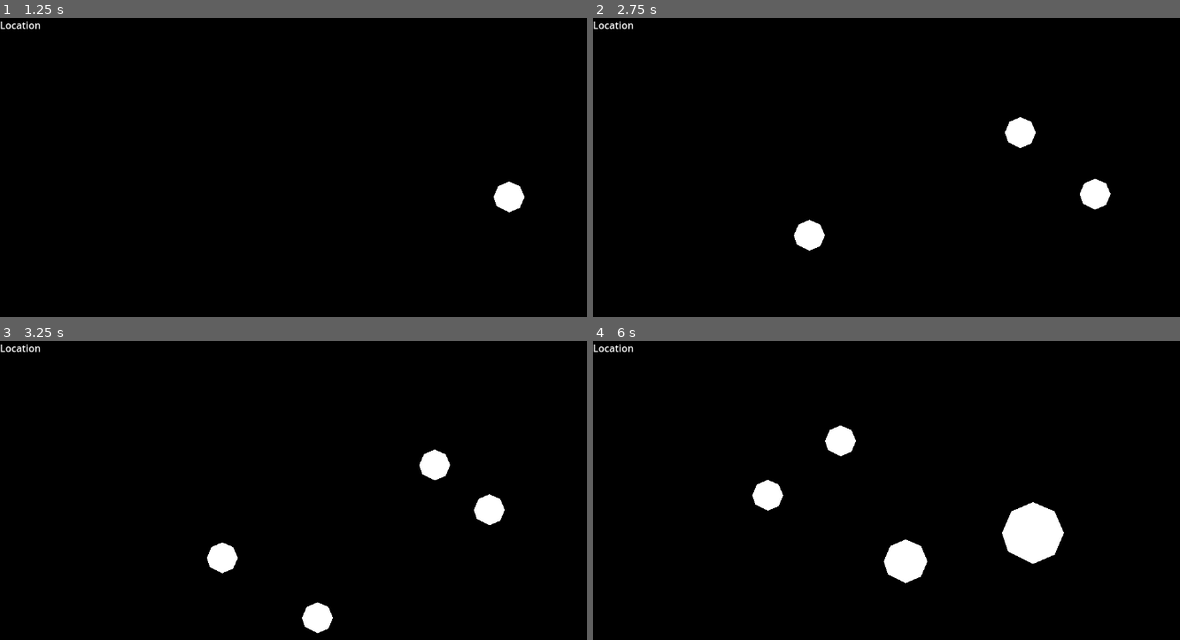
Above: before the commit, frames 1-4 (two rows, left to right).
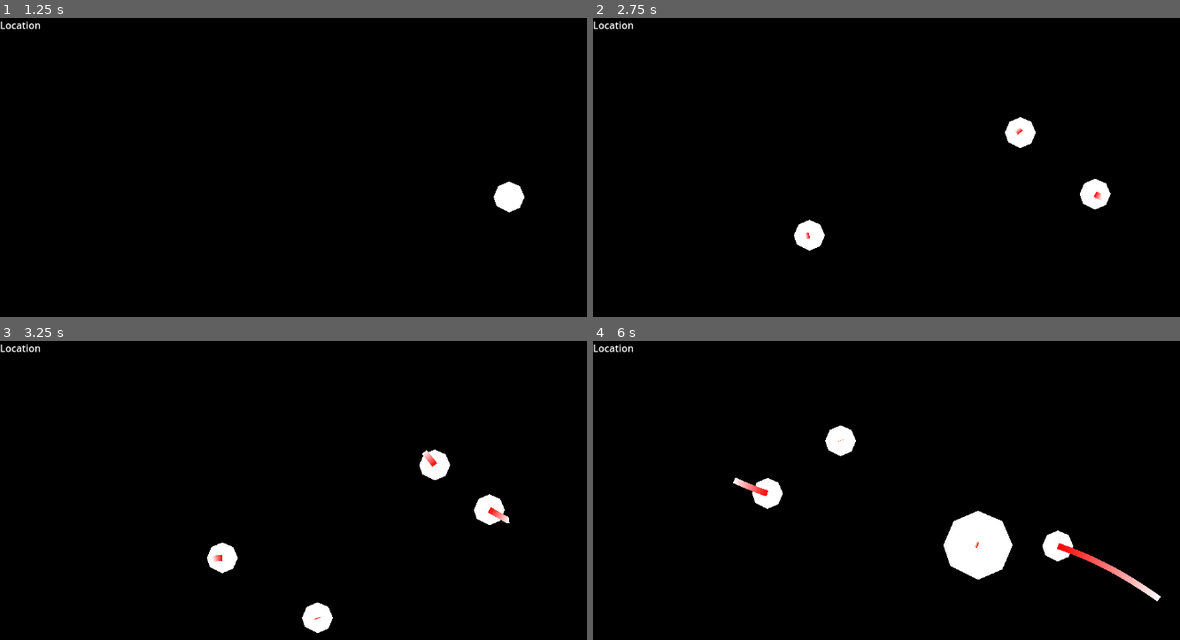
Above: after the commit, the same moments.

Repository: Abstreal/gravitational-golf
Game: Godot game, scene res://Scenes/game.tscn
Two runs of this game, one before a commit and one after it. Both use one fixed random seed, a clock stepped at 60 frames per second and the inputs below.
Inputs (mouse positions are in pixels of both pictures, inside the frame that each line leads up to):
- Up to frame 1 (1.25 s): tap Enter at 0.5 s; move the mouse to (510, 197) at 0.52 s; click (510, 197) at 0.6 s
- Up to frame 2 (2.75 s): tap Space at 1.25 s; move the mouse to (804, 236) at 1.27 s; click (804, 236) at 1.35 s; move the mouse to (1015, 128) at 2.02 s; click (1015, 128) at 2.1 s
- Up to frame 3 (3.25 s): move the mouse to (316, 619) at 2.77 s; click (316, 619) at 2.85 s
- Up to frame 4 (6 s): move the mouse to (1156, 598) at 3.52 s; click (1156, 598) at 3.6 s; move the mouse to (733, 478) at 4.27 s; click (733, 478) at 4.35 s; move the mouse to (980, 538) at 5.02 s; click (980, 538) at 5.1 s; move the mouse to (839, 439) at 5.77 s; click (839, 439) at 5.85 s

Frame 1 is identical in both runs. In frame 2, less than 0.1% of the frame differs, in the area x 36-87%, y 36-74%; in frame 3, 0.2%; in frame 4, 4.8%, in the area x 23-97%, y 28-88%.

Commit message:
Implemented momentum-conservation to body-merging

Diff:
--- a/Scenes/c_body.tscn
+++ b/Scenes/c_body.tscn
@@ -16,7 +16,6 @@
 shape = SubResource("CircleShape2D_1mqeo")
 
 [node name="Line2D" type="Line2D" parent="."]
-visible = false
 gradient = SubResource("Gradient_gic2v")
 script = ExtResource("2_2rgkl")
 length = 1000
--- a/Scenes/gravity_handler.gd
+++ b/Scenes/gravity_handler.gd
@@ -38,6 +38,7 @@
 	var new_cbd = c_body_scene.instantiate()
 	new_cbd.global_position = (x1.global_position * x1.mass + x2.global_position * x2.mass)/(x1.mass + x2.mass)
 	new_cbd.mass = x1.mass + x2.mass
+	new_cbd.velocity = (x1.velocity * x1.mass + x2.velocity * x2.mass)/(x1.mass + x2.mass)
 	remove_child(x1)
 	x1.queue_free()
 	update_cbodies()
